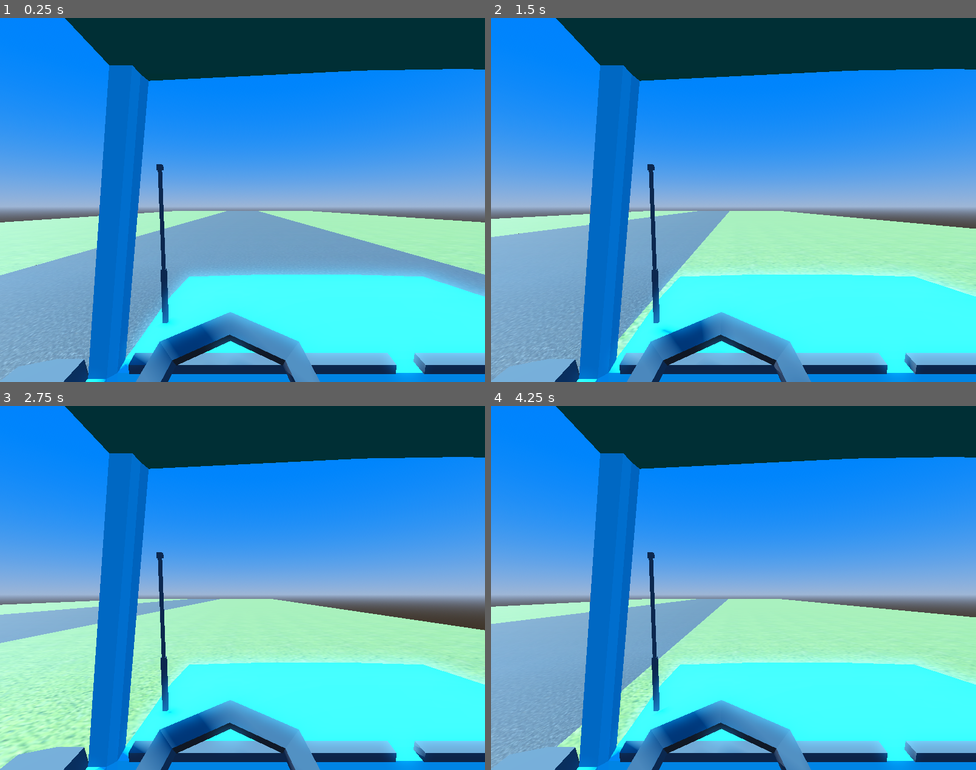
Above: before the commit, frames 1-4 (two rows, left to right).
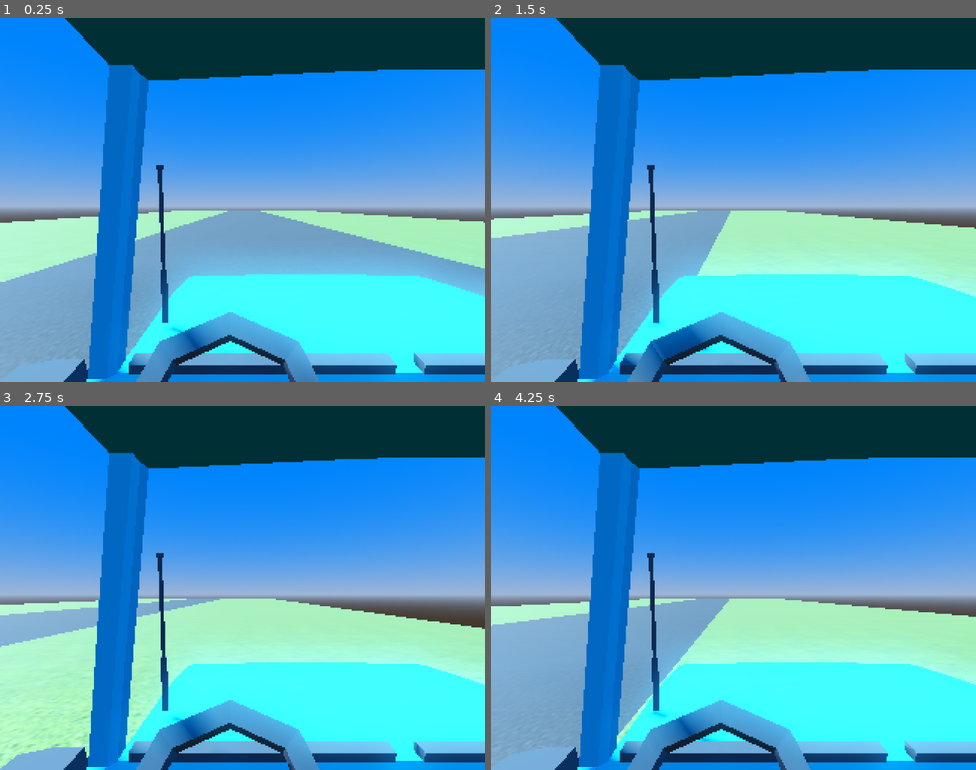
Above: after the commit, the same moments.

Repository: reo6/arcadetrucking
Game: Godot game, scene res://scenes/game.tscn
Same seed, same stepped clock (60 frames per second), same inputs: the game is played once before the commit and once after it.
Inputs:
- Up to frame 1 (0.25 s): no input
- Up to frame 2 (1.5 s): tap Enter at 0.5 s; hold D (turn_right) 0.53-1.28 s; hold S (move_backward) from 1.28 s (still down)
- Up to frame 3 (2.75 s): release S (move_backward) at 2.03 s; hold D (turn_right) from 2.03 s (still down)
- Up to frame 4 (4.25 s): release D (turn_right) at 2.78 s; hold W (move_forward) 2.78-3.53 s; hold A (turn_left) from 3.53 s (still down)

The runs differ from the first frame. In frame 1, 4.3% of the frame differs, in the area x 0-100%, y 0-100%; in frame 2, 4.6%; in frame 3, 4.8%; in frame 4, 5.5%.

Commit message:
Make the game look pixelated via viewports
https://www.youtube.com/watch?v=WBoApONC7bM&t=65s

Diff:
--- a/scenes/game.tscn
+++ b/scenes/game.tscn
@@ -24,32 +24,45 @@
 
 [node name="Game" type="Node3D"]
 
-[node name="WorldEnvironment" type="WorldEnvironment" parent="."]
+[node name="SubViewportContainer" type="SubViewportContainer" parent="."]
+texture_filter = 1
+anchors_preset = 15
+anchor_right = 1.0
+anchor_bottom = 1.0
+grow_horizontal = 2
+grow_vertical = 2
+stretch = true
+stretch_shrink = 4
+
+[node name="SubViewport" type="SubViewport" parent="SubViewportContainer"]
+size = Vector2i(320, 240)
+
+[node name="WorldEnvironment" type="WorldEnvironment" parent="SubViewportContainer/SubViewport"]
 environment = SubResource("Environment_iywne")
 
-[node name="DirectionalLight3D" type="DirectionalLight3D" parent="."]
-transform = Transform3D(-0.866023, -0.433016, 0.250001, 0, 0.499998, 0.866027, -0.500003, 0.749999, -0.43301, 0, 0, 0)
+[node name="DirectionalLight3D" type="DirectionalLight3D" parent="SubViewportContainer/SubViewport"]
+transform = Transform3D(-0.866024, -0.433016, 0.250001, 0, 0.499998, 0.866026, -0.500003, 0.749999, -0.43301, 0, 0, 0)
 shadow_enabled = true
 
-[node name="RoadManager" type="Node3D" parent="." node_paths=PackedStringArray("player")]
+[node name="Player" type="CharacterBody3D" parent="SubViewportContainer/SubViewport"]
+transform = Transform3D(-1, 0, -8.74228e-08, 0, 1, 0, 8.74228e-08, 0, -1, -0.510139, 0, -0.578158)
+script = ExtResource("2_lnu2h")
+
+[node name="TestCar" parent="SubViewportContainer/SubViewport/Player" instance=ExtResource("2_yqjtg")]
+transform = Transform3D(1, 0, 0, 0, 1, 0, 0, 0, 1, 0, 9.53674e-07, -0.463639)
+
+[node name="CollisionShape3D" type="CollisionShape3D" parent="SubViewportContainer/SubViewport/Player"]
+transform = Transform3D(1, 0, 0, 0, 1, 0, 0, 0, 1, -0.279745, 1.10964, -0.462006)
+shape = SubResource("BoxShape3D_yqjtg")
+
+[node name="Head" type="Node3D" parent="SubViewportContainer/SubViewport/Player"]
+transform = Transform3D(0.965536, 0.260269, 0, -0.260269, 0.965536, 0, 0, 0, 1, 0, 1.54334, -0.215674)
+
+[node name="Camera3D" type="Camera3D" parent="SubViewportContainer/SubViewport/Player/Head"]
+transform = Transform3D(-4.25071e-08, -0.233123, 0.972447, -1.01901e-08, 0.972447, 0.233123, -1, 4.14113e-14, -4.37115e-08, -0.181639, 0.104743, 0.247312)
+
+[node name="RoadManager" type="Node3D" parent="SubViewportContainer/SubViewport" node_paths=PackedStringArray("player")]
 script = ExtResource("1_lbhrr")
 player = NodePath("../Player")
 
-[node name="Road" parent="RoadManager" instance=ExtResource("1_lnu2h")]
-
-[node name="Player" type="CharacterBody3D" parent="."]
-transform = Transform3D(-1, 0, -8.74228e-08, 0, 1, 0, 8.74228e-08, 0, -1, 0, 0, 0)
-script = ExtResource("2_lnu2h")
-
-[node name="TestCar" parent="Player" instance=ExtResource("2_yqjtg")]
-transform = Transform3D(1, 0, 0, 0, 1, 0, 0, 0, 1, 0, 9.53674e-07, -0.463639)
-
-[node name="CollisionShape3D" type="CollisionShape3D" parent="Player"]
-transform = Transform3D(1, 0, 0, 0, 1, 0, 0, 0, 1, -0.279745, 1.10964, -0.462006)
-shape = SubResource("BoxShape3D_yqjtg")
-
-[node name="Head" type="Node3D" parent="Player"]
-transform = Transform3D(0.965536, 0.260269, 0, -0.260269, 0.965536, 0, 0, 0, 1, 0, 1.54334, -0.215674)
-
-[node name="Camera3D" type="Camera3D" parent="Player/Head"]
-transform = Transform3D(-4.25071e-08, -0.233123, 0.972447, -1.01901e-08, 0.972447, 0.233123, -1, 4.14113e-14, -4.37115e-08, -0.181639, 0.104743, 0.247312)
+[node name="Road" parent="SubViewportContainer/SubViewport/RoadManager" instance=ExtResource("1_lnu2h")]
